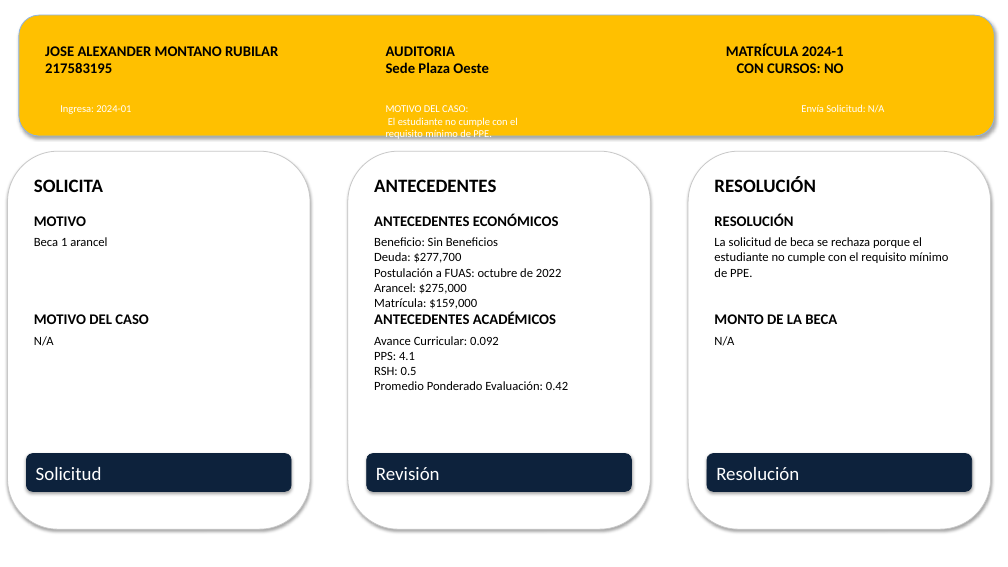
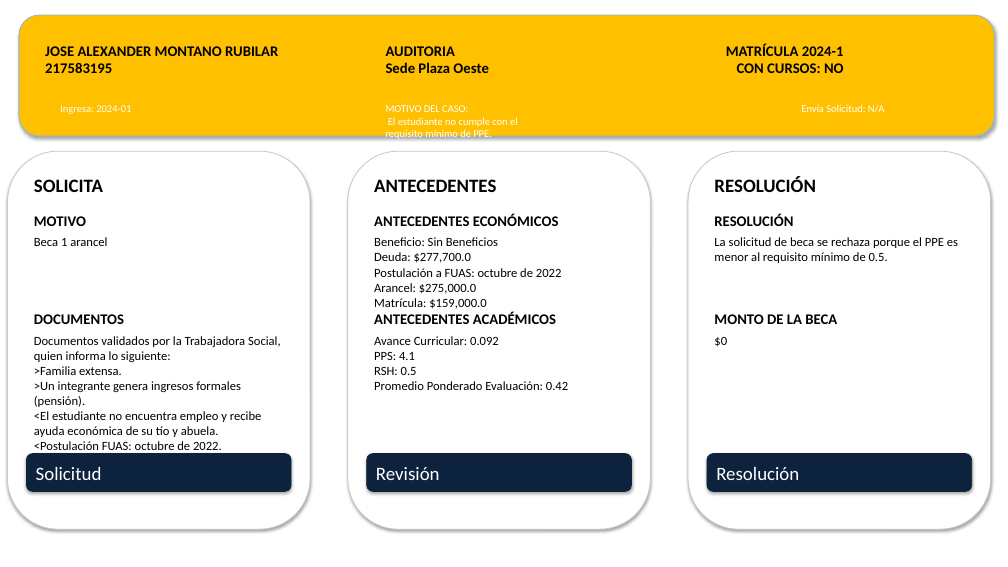
Before and after one commit to davidtroncosop/revdoc_ppt, a slide deck: slide 1 of propuestas_resolucion.pptx. Drawn at 1008x567 pixels with LibreOffice and Linux fonts; fonts in the diff are those of the drawing. Boxes give left, top, right and bottom in pixels: in the first picture for what was removed or moved away, otherwise in the second. Text is boxed around its words. In the diff, an @@ line names an element or a change of style, - is before the commit and + after.

```diff
--- a/propuestas_resolucion.pptx
+++ b/propuestas_resolucion.pptx
@@ text at (714, 237, 958, 263): text changed @@
-La solicitud de beca se rechaza porque el estudiante no cumple con el requisito mínimo de PPE.
+La solicitud de beca se rechaza porque el PPE es menor al requisito mínimo de 0.5.
@@ text at (374, 252, 471, 263): text changed @@
-Deuda: $277,700
+Deuda: $277,700.0
@@ text at (374, 283, 486, 309): text changed @@
-Arancel: $275,000
-Matrícula: $159,000
+Arancel: $275,000.0
+Matrícula: $159,000.0
@@ text at (34, 314, 124, 324): text changed @@
-MOTIVO DEL CASO
+DOCUMENTOS
@@ text at (34, 336, 281, 480): text changed @@
-N/A
+Documentos validados por la Trabajadora Social, quien informa lo siguiente:
+>Familia extensa.
+>Un integrante genera ingresos formales (pensión).
+<El estudiante no encuentra empleo y recibe ayuda económica de su tío y abuela.
+<Postulación FUAS: octubre de 2022.
+>No presenta resultados MINEDUC.
+>Se sugiere aprobar la solicitud.
@@ text at (714, 337, 727, 347): text changed @@
-N/A
+$0
```
Also in this commit, not shown: 28 slides added, 2 other files.
